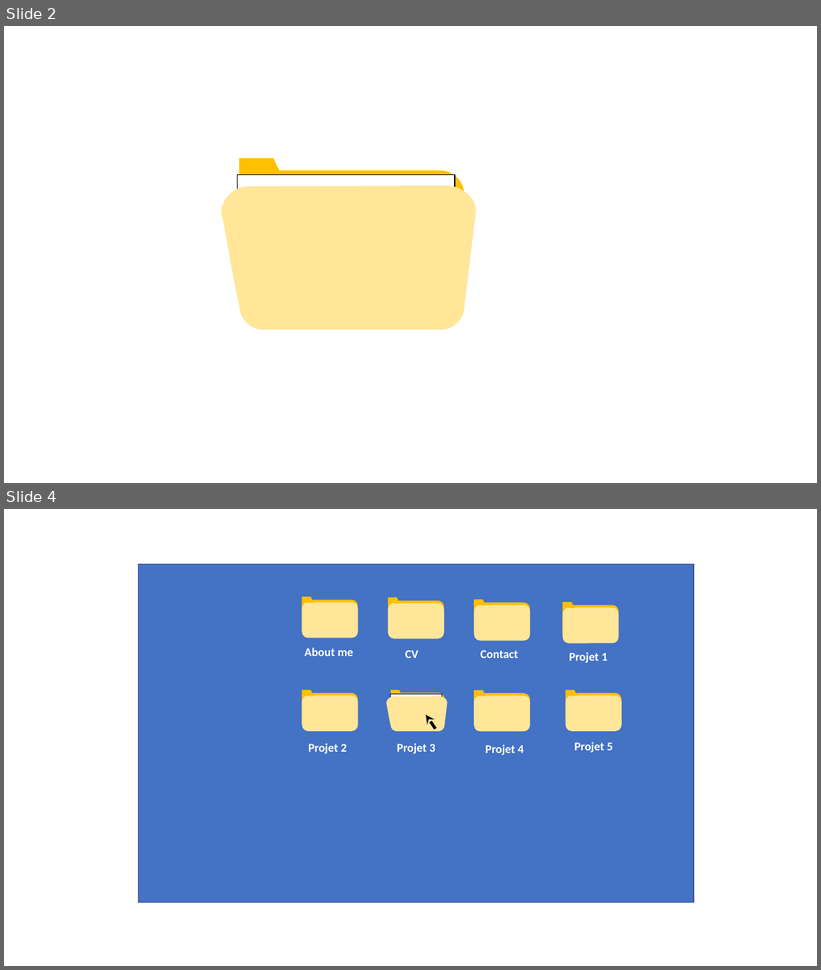
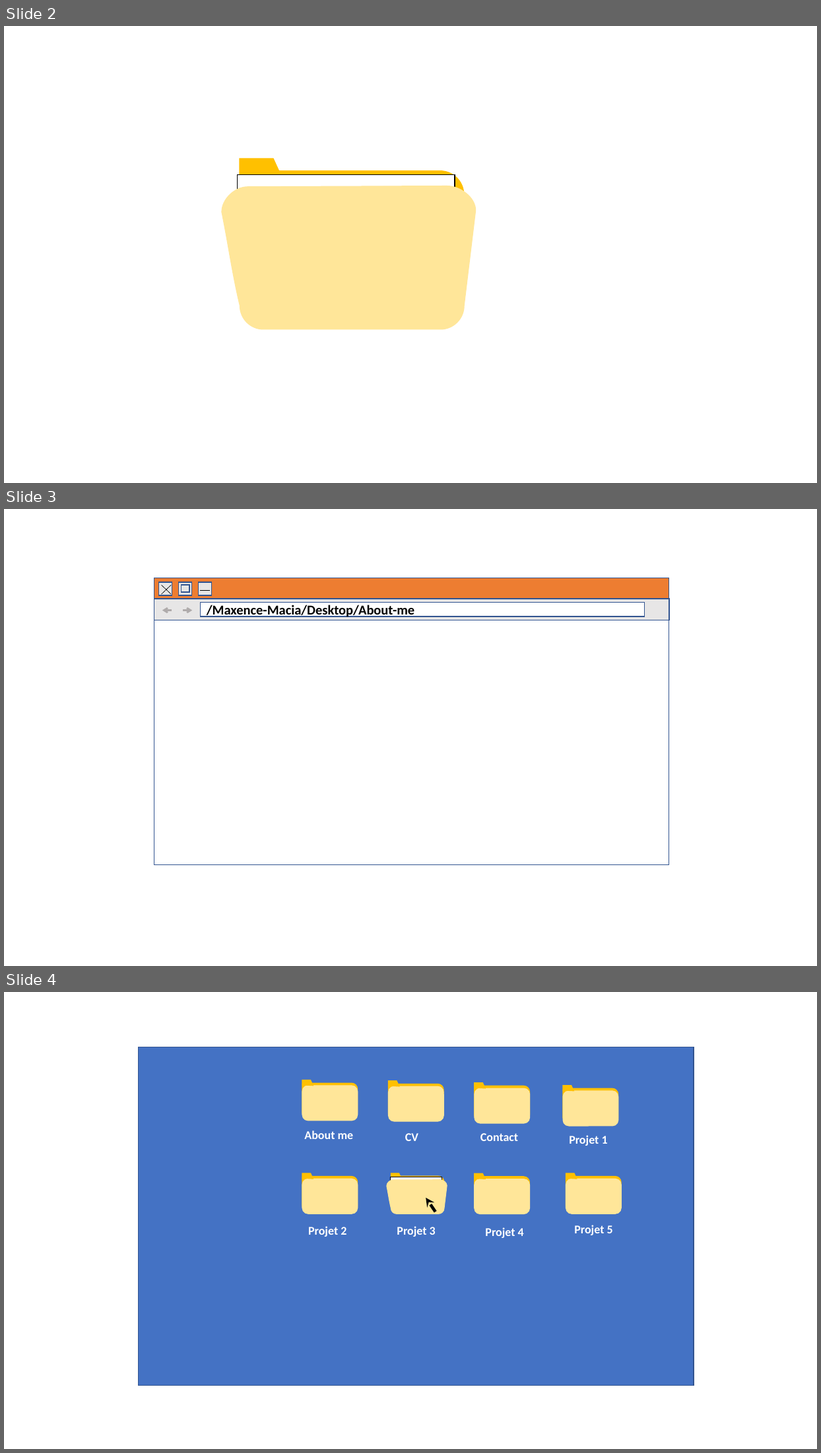
Before and after one commit to MaxMacia/Projet-Portfolio, a slide deck: images/images.pptx. Shown one above the other, each under a label of ours: slides 2 and 4 before the commit, slides 2, 3 and 4 after it; the slides between them are not shown. The pictures are 821x970 and 821x1453 pixels, drawn with LibreOffice and Linux fonts; fonts in the diff are those of the drawing. Boxes give left, top, right and bottom in pixels: in the first picture for what was removed or moved away, otherwise in the second. Text is boxed around its words. In the diff, an @@ line names an element or a change of style, - is before the commit and + after.

```diff
--- a/images/images.pptx
+++ b/images/images.pptx
@@ slide 3 added at [4, 509, 817, 966], background #FFFFFF @@
@@ rectangle added at [154, 578, 669, 600], fill #ED7D31, outline #325491 1 pt @@
@@ rectangle added at [159, 582, 172, 595], fill #E7E6E6, outline #325491 1 pt @@
@@ line added from (161, 586) to (171, 594), #000000 0.5 pt @@
@@ line added from (171, 586) to (161, 594), #000000 0.5 pt @@
@@ rectangle added at [178, 582, 192, 595], fill #E7E6E6, outline #325491 1 pt @@
@@ rectangle added at [182, 585, 190, 592], outline #325491 1 pt @@
@@ rectangle added at [199, 582, 212, 595], fill #E7E6E6, outline #325491 1 pt @@
@@ rectangle added at [154, 600, 669, 865], fill #FFFFFF, outline #325491 1 pt @@
@@ rectangle added at [154, 599, 669, 620], fill #E7E6E6, outline #325491 1 pt @@
@@ line added from (201, 591) to (209, 591), #000000 0.5 pt @@
@@ rectangle added at [201, 602, 644, 617], fill #FFFFFF, outline #325491 1 pt, 16 pt, text #000000, bold @@
+/Maxence-Macia/Desktop/About-me
@@ arrow added from (172, 610) to (162, 610), #AFABAB 2 pt @@
@@ arrow added from (183, 610) to (193, 610), #AFABAB 2 pt @@
```
Also in this commit, not shown: 1 slide removed, 10 other files.
